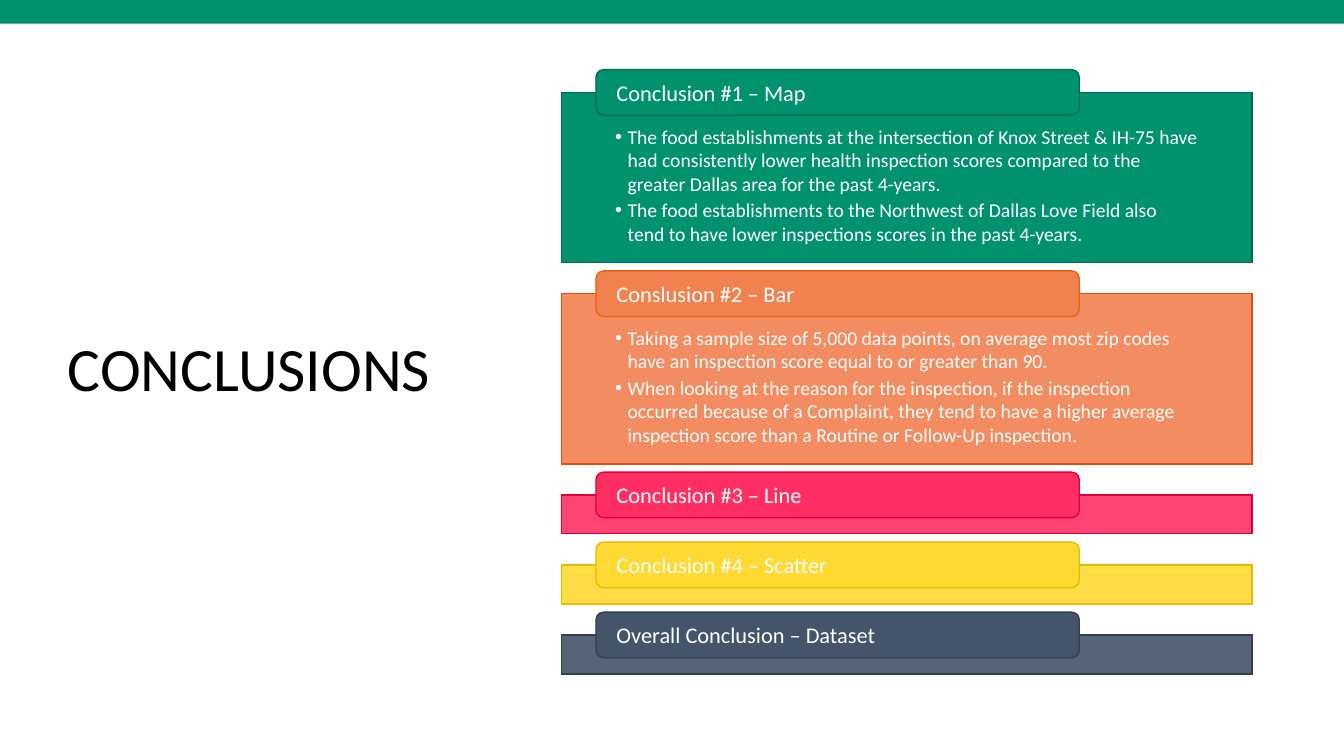
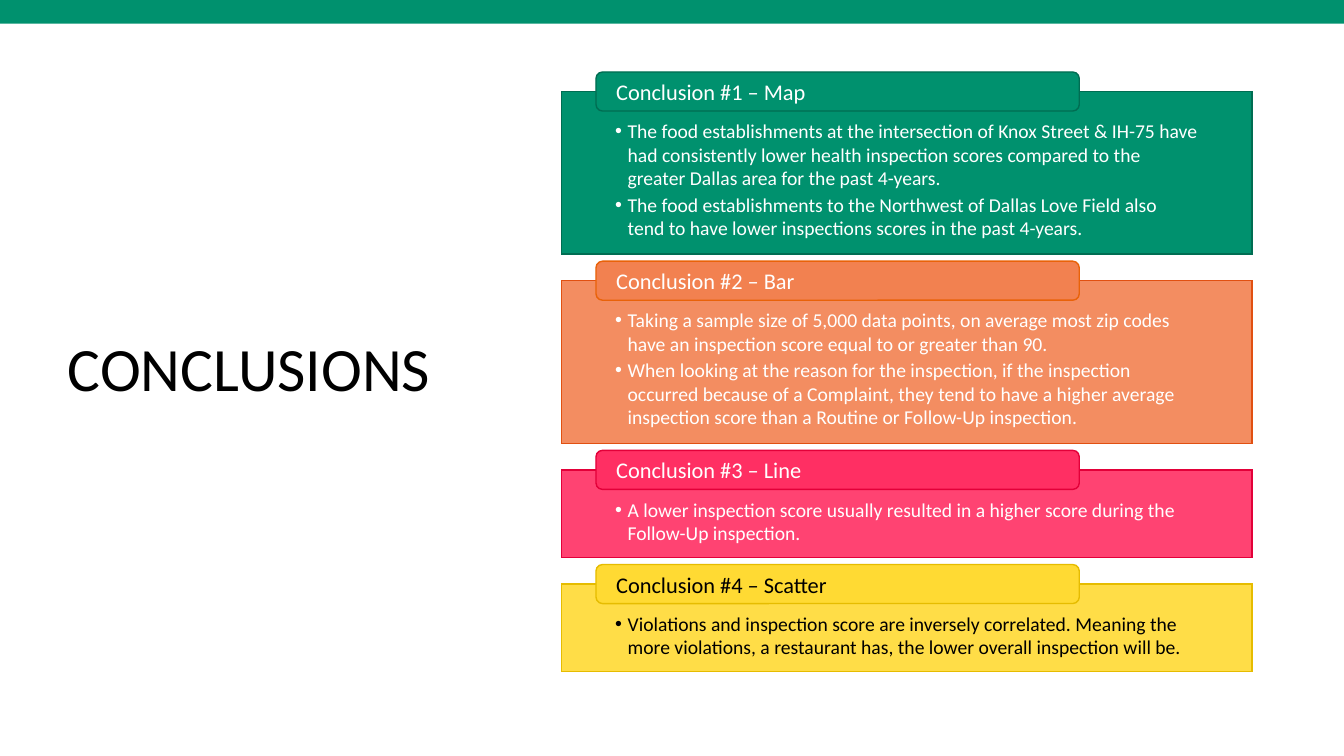
Before and after one commit to RPodemski/SMU_Project2, a slide deck: slide 5 of Brett/Health_Inspections.pptx. Drawn at 1344x756 pixels with LibreOffice and Linux fonts; fonts in the diff are those of the drawing. Boxes give left, top, right and bottom in pixels: in the first picture for what was removed or moved away, otherwise in the second. Text is boxed around its words. In the diff, an @@ line names an element or a change of style, - is before the commit and + after.

Commit message:
Final PPT updates

```diff
--- a/Brett/Health_Inspections.pptx
+++ b/Brett/Health_Inspections.pptx
@@ rounded rectangle: place and size @@
-rounded rectangle at bbox=[596, 70, 1079, 115]
+rounded rectangle at bbox=[596, 72, 1079, 111]
@@ text "The food establishments at the ...": place and size @@
-text "The food establishments at the ..." at bbox=[628, 130, 1197, 244]
+text "The food establishments at the ..." at bbox=[628, 124, 1197, 238]
@@ rectangle: place and size @@
-rectangle at bbox=[562, 93, 1252, 263]
+rectangle at bbox=[562, 92, 1252, 254]
@@ rounded rectangle: place and size @@
-rounded rectangle at bbox=[596, 271, 1079, 317]
+rounded rectangle at bbox=[596, 261, 1079, 300]
@@ text "Taking a sample size of ...": place and size @@
-text "Taking a sample size of ..." at bbox=[628, 331, 1174, 445]
+text "Taking a sample size of ..." at bbox=[628, 313, 1174, 427]
@@ rectangle: place and size @@
-rectangle at bbox=[562, 293, 1252, 464]
+rectangle at bbox=[562, 280, 1252, 443]
@@ text at bbox=[616, 273, 795, 289]: text changed @@
-Conslusion #2 – Bar
+Conclusion #2 – Bar
@@ rectangle: place and size @@
-rectangle at bbox=[562, 495, 1252, 534]
+rectangle at bbox=[562, 470, 1252, 558]
@@ rounded rectangle: place and size @@
-rounded rectangle at bbox=[596, 472, 1079, 517]
+rounded rectangle at bbox=[596, 451, 1079, 490]
@@ text "Conclusion #3 – Line": place and size @@
-text "Conclusion #3 – Line" at bbox=[616, 487, 801, 503]
+text "Conclusion #3 – Line" at bbox=[616, 462, 801, 478]
@@ text added at bbox=[628, 503, 1175, 543], 14 pt, text #FFFFFF @@
+  • A lower inspection score usually resulted in a higher score during the Follow-Up inspection.
@@ rounded rectangle: place and size @@
-rounded rectangle at bbox=[596, 542, 1079, 588]
+rounded rectangle at bbox=[596, 565, 1079, 604]
@@ text "Conclusion #4 – Scatter": place and size @@
-text "Conclusion #4 – Scatter" at bbox=[616, 557, 827, 573]
+text "Conclusion #4 – Scatter" at bbox=[616, 577, 827, 593]
@@ text "Conclusion #4 – Scatter" at bbox=[616, 577, 827, 593]: text colour #FFFFFF to #000000 @@
@@ rectangle: place and size @@
-rectangle at bbox=[562, 566, 1252, 605]
+rectangle at bbox=[562, 584, 1252, 671]
@@ rounded rectangle removed at bbox=[596, 612, 1079, 657] @@
@@ text removed at bbox=[616, 627, 875, 643] @@
-Overall Conclusion – Dataset
@@ text added at bbox=[628, 617, 1180, 657], 14 pt, text #000000 @@
+  • Violations and inspection score are inversely correlated. Meaning the more violations, a restaurant has, the lower overall inspection will be.
@@ rectangle removed at bbox=[562, 635, 1252, 675] @@
```
